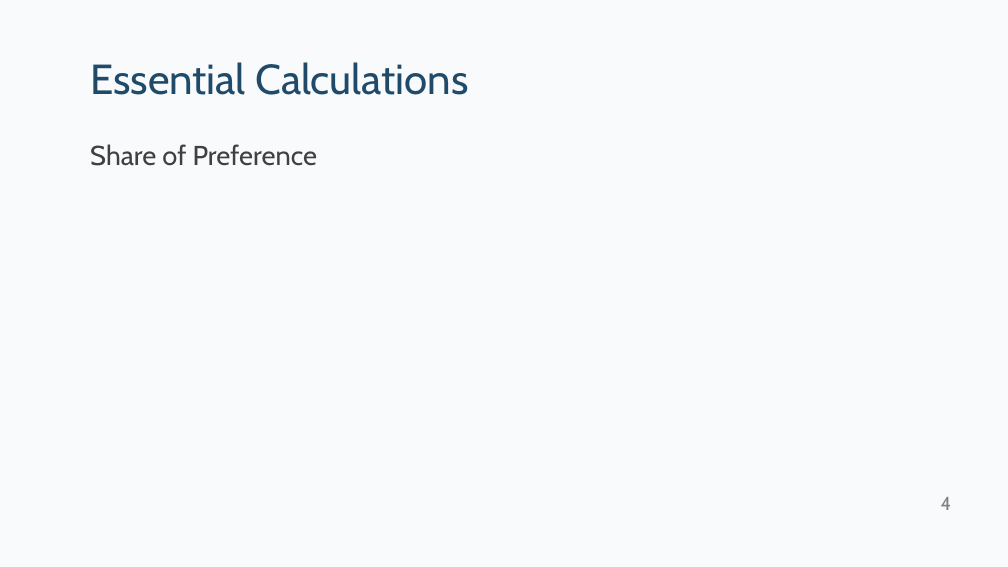
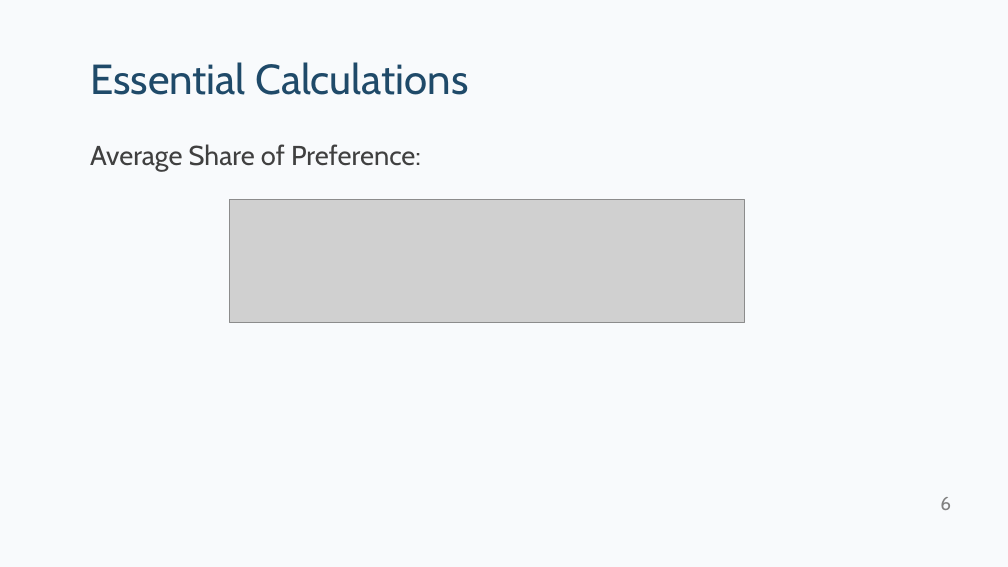
Before and after one commit to kpfairchild/ExcelSimulator, a slide deck: slide 6 of Excel Simulator Tips and Tricks.pptx (slide 4 before the commit). Drawn at 1008x567 pixels with LibreOffice and Linux fonts; fonts in the diff are those of the drawing; grey boxes stand for pictures. Boxes give left, top, right and bottom in pixels: in the first picture for what was removed or moved away, otherwise in the second. Text is boxed around its words. In the diff, an @@ line names an element or a change of style, - is before the commit and + after.

```diff
--- a/Excel Simulator Tips and Tricks.pptx
+++ b/Excel Simulator Tips and Tricks.pptx
@@ text at (x1=90, y1=144, x2=421, y2=171): text changed @@
-Share of Preference
+Average Share of Preference:
@@ picture added at (x1=229, y1=199, x2=744, y2=323) @@
@@ page number at (x1=940, y1=497, x2=951, y2=510): text changed @@
-4
+6
```
Also in this commit, not shown: 7 other slides changed, 7 slides added, 3 slides removed, 2 other files.
